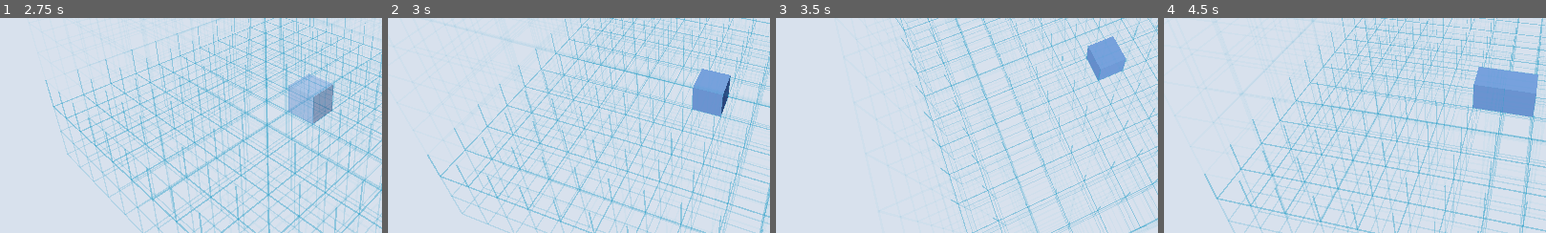
Above: before the commit, frames 1-4 (left to right).
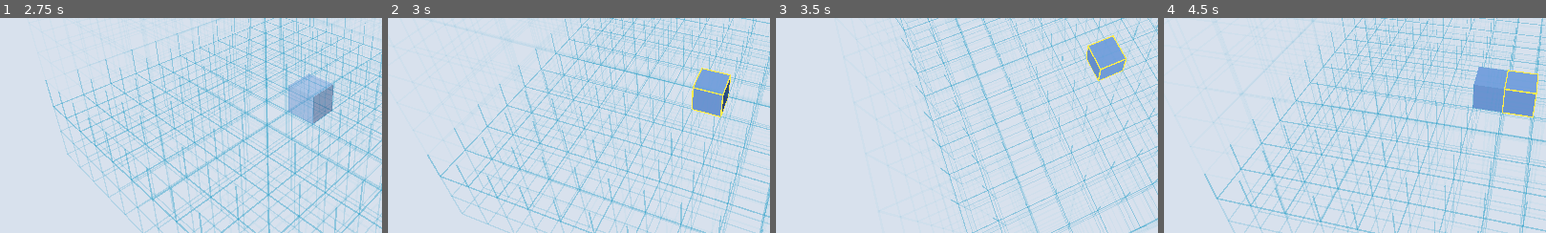
Above: after the commit, the same moments.

Repository: AkitaAttribute/SpaceMinerGame
Game: Godot game, scene res://main.tscn
The game is run twice, just before and just after one commit, with the same random seed, the same clock (stepped at 60 frames per second) and the same inputs.
Inputs (mouse positions are % of the whole screen's width and height, from its top left):
- Up to frame 1 (2.75 s): click "⚙" at 0.5 s; click "Resume" at 1.25 s; tap Enter at 2 s; move the mouse to (72, 45) at 2.02 s; hold D (builder_right) from 2.03 s (still down); hold Q (level_down) from 2.03 s (still down); click (72, 45) at 2.17 s
- Up to frame 2 (3 s): release D (builder_right) at 2.75 s; release Q (level_down) at 2.75 s; tap Space (place_part) at 2.75 s; drag from (30, 55) to (45, 70) at 2.77 s
- Up to frame 3 (3.5 s): no input
- Up to frame 4 (4.5 s): tap Enter at 3.5 s; move the mouse to (60, 28) at 3.52 s; hold D (builder_right) 3.53-4.25 s; hold . (part_next) 3.53-4.25 s; tap Space (place_part) at 4.25 s; drag from (45, 70) to (20, 35) at 4.27 s
The pictures show only the part of the screen within x 12-62%, y 43-93%; the shares and areas given below are measured in that part.

Frame 1 is identical in both runs. In frame 2, 0.3% of the frame differs, in the area x 79-90%, y 23-47%; in frame 3, 0.2%; in frame 4, 0.3%.

Commit message:
Add part highlighting multi-cell occupancy and color tool behavior

Diff:
--- a/scripts/main.gd
+++ b/scripts/main.gd
@@ -22,11 +22,15 @@
 var grid_root: Node3D
 var placed_root: Node3D
 var ghost_root: Node3D
+var selection_highlight_root: Node3D
+var selection_outline_shader: Shader
 var cursor := Vector3i(0, 0, 0)
 var selected_part := 0
 var part_basis := Basis.IDENTITY
 var part_colors: Dictionary = {}
 var placed_parts: Dictionary = {}
+var paint_color := Color("#5f83c6")
+var paint_slot := 0
 
 var ui_layer: CanvasLayer
 var ui_root: Control
@@ -37,6 +41,7 @@
 var part_cards: HBoxContainer
 var color_slot_select: OptionButton
 var color_picker: ColorPickerButton
+var place_button: Button
 var level_label: Label
 var controls_root: Control
 var dpad_root: Control
@@ -67,12 +72,14 @@
     _build_scene_nodes()
     _build_ui()
     AppSettings.theme_changed.connect(_apply_theme)
+    AppSettings.highlight_color_changed.connect(_refresh_selection_highlight)
     AppSettings.controls_visibility_changed.connect(_refresh_controls_visibility)
     AppSettings.bindings_changed.connect(_on_bindings_changed)
     _apply_theme()
     _refresh_controls_visibility()
     _refresh_ghost()
     _rebuild_grid()
+    _refresh_selection_highlight()
     _update_camera()
 
 func _notification(what: int) -> void:
@@ -110,6 +117,10 @@
     ghost_root = Node3D.new()
     ghost_root.name = "PlacementGhost"
     add_child(ghost_root)
+
+    selection_highlight_root = Node3D.new()
+    selection_highlight_root.name = "SelectionHighlight"
+    add_child(selection_highlight_root)
 
     camera = Camera3D.new()
     camera.name = "OrbitCamera"
@@ -220,7 +231,7 @@
     actions.add_theme_constant_override("separation", 8)
     content.add_child(actions)
 
-    var place_button := Button.new()
+    place_button = Button.new()
     place_button.text = "Place"
     place_button.size_flags_horizontal = Control.SIZE_EXPAND_FILL
     place_button.pressed.connect(_place_current_part)
@@ -552,6 +563,21 @@
     )
     row.add_child(selector)
 
+    var highlight_row := HBoxContainer.new()
+    highlight_row.add_theme_constant_override("separation", 12)
+    menu_content.add_child(highlight_row)
+
+    var highlight_label := Label.new()
+    highlight_label.text = "Part highlight"
+    highlight_label.size_flags_horizontal = Control.SIZE_EXPAND_FILL
+    highlight_row.add_child(highlight_label)
+
+    var highlight_picker := ColorPickerButton.new()
+    highlight_picker.custom_minimum_size = Vector2(70.0, 44.0)
+    highlight_picker.color = AppSettings.highlight_color
+    highlight_picker.color_changed.connect(AppSettings.set_highlight_color)
+    highlight_row.add_child(highlight_picker)
+
 func _show_controls_menu() -> void:
     menu_state = "controls"
     _clear_menu_content()
@@ -642,14 +668,16 @@
     _refresh_bumper_visibility()
     if value:
         _refresh_color_controls()
+    _refresh_part_action_label()
     _refresh_ghost()
+    _refresh_selection_highlight()
 
 func _perform_dpad(action: StringName) -> void:
     var grid_direction := _camera_relative_grid_direction(action)
     if grid_direction == Vector2i.ZERO:
         return
 
-    if parts_open:
+    if parts_open and not PartFactory.is_color_tool(selected_part):
         _rotate_part_in_grid_direction(grid_direction)
         _refresh_ghost()
         return
@@ -657,6 +685,9 @@
     cursor.x = clampi(cursor.x + grid_direction.x, GRID_MIN_X, GRID_MAX_X)
     cursor.y = clampi(cursor.y + grid_direction.y, GRID_MIN_DEPTH, GRID_MAX_DEPTH)
     _refresh_ghost()
+    _refresh_selection_highlight()
+    if PartFactory.is_color_tool(selected_part):
+        _refresh_color_controls()
     _update_level_label()
 
 func _camera_relative_grid_direction(action: StringName) -> Vector2i:
@@ -720,6 +751,9 @@
 func _change_level(delta: int) -> void:
     cursor.z = clampi(cursor.z + delta, GRID_MIN_LEVEL, GRID_MAX_LEVEL)
     _refresh_ghost()
+    _refresh_selection_highlight()
+    if PartFactory.is_color_tool(selected_part):
+        _refresh_color_controls()
     _update_level_label()
     _rebuild_grid()
 
@@ -728,21 +762,58 @@
         return
     selected_part = posmod(selected_part + delta, PartFactory.part_count())
     part_basis = Basis.IDENTITY
+    paint_slot = 0
     _refresh_ghost()
+    _refresh_selection_highlight()
     _rebuild_part_cards()
     _refresh_color_controls()
+    _refresh_part_action_label()
 
 func _select_part(index: int) -> void:
     selected_part = clampi(index, 0, PartFactory.part_count() - 1)
     part_basis = Basis.IDENTITY
+    paint_slot = 0
     _refresh_ghost()
+    _refresh_selection_highlight()
     _rebuild_part_cards()
     _refresh_color_controls()
+    _refresh_part_action_label()
+
+func _refresh_part_action_label() -> void:
+    if place_button == null:
+        return
+    place_button.text = "Paint" if PartFactory.is_color_tool(selected_part) else "Place"
 
 func _refresh_color_controls() -> void:
     if color_slot_select == null or color_picker == null:
         return
+
     color_slot_select.clear()
+    color_slot_select.disabled = false
+    color_picker.disabled = false
+
+    if PartFactory.is_color_tool(selected_part):
+        var target := _current_placed_part()
+        if target == null:
+            color_slot_select.add_item("No part selected")
+            color_slot_select.disabled = true
+            color_picker.color = paint_color
+            return
+
+        var target_index := int(target.get_meta("part_index", -1))
+        if target_index < 0:
+            color_slot_select.add_item("No color regions")
+            color_slot_select.disabled = true
+            return
+
+        for slot_name in PartFactory.color_slot_names(target_index):
+            color_slot_select.add_item(slot_name)
+        if color_slot_select.item_count > 0:
+            paint_slot = clampi(paint_slot, 0, color_slot_select.item_count - 1)
+            color_slot_select.select(paint_slot)
+        color_picker.color = paint_color
+        return
+
     for slot_name in PartFactory.color_slot_names(selected_part):
         color_slot_select.add_item(slot_name)
     if color_slot_select.item_count > 0:
@@ -751,11 +822,19 @@
         color_picker.color = colors[0]
 
 func _on_color_slot_selected(index: int) -> void:
+    if PartFactory.is_color_tool(selected_part):
+        paint_slot = index
+        return
+
     var colors: Array = part_colors[selected_part]
     if index >= 0 and index < colors.size():
         color_picker.color = colors[index]
 
 func _on_color_changed(color: Color) -> void:
+    if PartFactory.is_color_tool(selected_part):
+        paint_color = color
+        return
+
     var slot := color_slot_select.selected
     var colors: Array = part_colors[selected_part]
     if slot < 0 or slot >= colors.size():
@@ -769,6 +848,9 @@
         return
     for child in ghost_root.get_children():
         child.queue_free()
+
+    if PartFactory.is_color_tool(selected_part):
+        return
 
     var colors: Array[Color] = []
     for value in part_colors[selected_part]:
@@ -783,11 +865,28 @@
     if menu_open:
         return
 
-    var key := cursor
-    if placed_parts.has(key):
-        var old_node: Node = placed_parts[key]
-        if is_instance_valid(old_node):
-            old_node.queue_free()
+    if PartFactory.is_color_tool(selected_part):
+        _apply_color_tool()
+        return
+
+    if not PartFactory.is_placeable(selected_part):
+        return
+
+    var occupied_cells := _occupied_cells_for(selected_part, part_basis, cursor)
+    for cell in occupied_cells:
+        if not _cell_in_bounds(cell):
+            return
+
+    var conflicts: Array[Node3D] = []
+    for cell in occupied_cells:
+        if not placed_parts.has(cell):
+            continue
+        var existing := placed_parts[cell] as Node3D
+        if existing != null and not conflicts.has(existing):
+            conflicts.append(existing)
+
+    for existing in conflicts:
+        _delete_placed_node(existing)
 
     var colors: Array[Color] = []
     for value in part_colors[selected_part]:
@@ -796,19 +895,215 @@
     var part := PartFactory.create_part(selected_part, colors, false)
     part.position = _cursor_world_position()
     part.basis = part_basis
-    part.set_meta("grid_position", key)
+    part.set_meta("grid_position", cursor)
     part.set_meta("rotation_basis", part_basis)
+    part.set_meta("colors", colors.duplicate())
+    part.set_meta("occupied_cells", occupied_cells.duplicate())
     placed_root.add_child(part)
-    placed_parts[key] = part
+
+    for cell in occupied_cells:
+        placed_parts[cell] = part
+
+    _refresh_selection_highlight()
 
 func _remove_current_part() -> void:
-    var key := cursor
-    if not placed_parts.has(key):
-        return
-    var node: Node = placed_parts[key]
+    var node := _current_placed_part()
+    if node == null:
+        return
+    _delete_placed_node(node)
+    _refresh_selection_highlight()
+    if PartFactory.is_color_tool(selected_part):
+        _refresh_color_controls()
+
+func _delete_placed_node(node: Node3D) -> void:
+    if node == null:
+        return
+
+    var cells: Array = node.get_meta("occupied_cells", [])
+    for value in cells:
+        var cell := value as Vector3i
+        if placed_parts.get(cell, null) == node:
+            placed_parts.erase(cell)
+
     if is_instance_valid(node):
         node.queue_free()
-    placed_parts.erase(key)
+
+func _occupied_cells_for(part_index: int, basis_value: Basis, anchor: Vector3i) -> Array[Vector3i]:
+    var result: Array[Vector3i] = []
+    for offset in PartFactory.occupied_offsets(part_index):
+        var local_world := Vector3(float(offset.x), float(offset.z), float(offset.y))
+        var rotated := basis_value * local_world
+        var logical_offset := Vector3i(
+            int(round(rotated.x)),
+            int(round(rotated.z)),
+            int(round(rotated.y))
+        )
+        result.append(anchor + logical_offset)
+    return result
+
+func _cell_in_bounds(cell: Vector3i) -> bool:
+    return (
+        cell.x >= GRID_MIN_X
+        and cell.x <= GRID_MAX_X
+        and cell.y >= GRID_MIN_DEPTH
+        and cell.y <= GRID_MAX_DEPTH
+        and cell.z >= GRID_MIN_LEVEL
+        and cell.z <= GRID_MAX_LEVEL
+    )
+
+func _current_placed_part() -> Node3D:
+    if not placed_parts.has(cursor):
+        return null
+    var node := placed_parts[cursor] as Node3D
+    if node == null or not is_instance_valid(node):
+        placed_parts.erase(cursor)
+        return null
+    return node
+
+func _apply_color_tool() -> void:
+    var target := _current_placed_part()
+    if target == null:
+        return
+
+    var target_index := int(target.get_meta("part_index", -1))
+    if target_index < 0:
+        return
+
+    var stored_colors: Array = target.get_meta("colors", PartFactory.default_colors(target_index))
+    var colors: Array[Color] = []
+    for value in stored_colors:
+        colors.append(value as Color)
+
+    if colors.is_empty():
+        return
+
+    paint_slot = clampi(paint_slot, 0, colors.size() - 1)
+    colors[paint_slot] = paint_color
+    target.set_meta("colors", colors.duplicate())
+    PartFactory.apply_colors(target, colors, false)
+    _refresh_selection_highlight()
+
+func _refresh_selection_highlight() -> void:
+    if selection_highlight_root == null:
+        return
+
+    for child in selection_highlight_root.get_children():
+        child.queue_free()
+
+    var target := _current_placed_part()
+    if target == null:
+        return
+
+    var target_index := int(target.get_meta("part_index", -1))
+    if target_index < 0:
+        return
+
+    var part_id := str(PartFactory.get_definition(target_index)["id"])
+    if part_id == "cube":
+        _add_cube_cell_highlight(cursor)
+        return
+
+    var cell_min := Vector3(float(cursor.x), float(cursor.z), float(cursor.y))
+    var cell_max := cell_min + Vector3.ONE
+    var epsilon := Vector3.ONE * 0.003
+    _clone_outline_meshes(target, cell_min - epsilon, cell_max + epsilon)
+
+func _clone_outline_meshes(source: Node, cell_min: Vector3, cell_max: Vector3) -> void:
+    if source is MeshInstance3D:
+        var source_mesh := source as MeshInstance3D
+        if source_mesh.mesh != null:
+            var outline := MeshInstance3D.new()
+            outline.mesh = source_mesh.mesh
+            outline.cast_shadow = GeometryInstance3D.SHADOW_CASTING_SETTING_OFF
+            selection_highlight_root.add_child(outline)
+            outline.global_transform = source_mesh.global_transform
+
+            var material := ShaderMaterial.new()
+            material.shader = _get_selection_outline_shader()
+            material.set_shader_parameter("outline_color", AppSettings.highlight_color)
+            material.set_shader_parameter("cell_min", cell_min)
+            material.set_shader_parameter("cell_max", cell_max)
+            outline.material_override = material
+
+    for child in source.get_children():
+        _clone_outline_meshes(child, cell_min, cell_max)
+
+func _get_selection_outline_shader() -> Shader:
+    if selection_outline_shader != null:
+        return selection_outline_shader
+
+    selection_outline_shader = Shader.new()
+    selection_outline_shader.code = """
+shader_type spatial;
+render_mode unshaded, cull_front;
+
+uniform vec4 outline_color : source_color = vec4(1.0, 0.85, 0.24, 1.0);
+uniform float outline_width = 0.035;
+uniform vec3 cell_min = vec3(-1000.0);
+uniform vec3 cell_max = vec3(1000.0);
+
+varying vec3 source_world_position;
+
+void vertex() {
+    source_world_position = (MODEL_MATRIX * vec4(VERTEX, 1.0)).xyz;
+    VERTEX += NORMAL * outline_width;
+}
+
+void fragment() {
+    if (
+        source_world_position.x < cell_min.x
+        || source_world_position.y < cell_min.y
+        || source_world_position.z < cell_min.z
+        || source_world_position.x > cell_max.x
+        || source_world_position.y > cell_max.y
+        || source_world_position.z > cell_max.z
+    ) {
+        discard;
+    }
+    ALBEDO = outline_color.rgb;
+}
+"""
+    return selection_outline_shader
+
+func _add_cube_cell_highlight(cell: Vector3i) -> void:
+    var cell_min := Vector3(float(cell.x), float(cell.z), float(cell.y))
+    var cell_max := cell_min + Vector3.ONE
+    var center := (cell_min + cell_max) * 0.5
+    var thickness := 0.035
+
+    for y in [cell_min.y, cell_max.y]:
+        for z in [cell_min.z, cell_max.z]:
+            _add_highlight_beam(
+                Vector3(center.x, y, z),
+                Vector3(1.04, thickness, thickness)
+            )
+    for x in [cell_min.x, cell_max.x]:
+        for z in [cell_min.z, cell_max.z]:
+            _add_highlight_beam(
+                Vector3(x, center.y, z),
+                Vector3(thickness, 1.04, thickness)
+            )
+    for x in [cell_min.x, cell_max.x]:
+        for y in [cell_min.y, cell_max.y]:
+            _add_highlight_beam(
+                Vector3(x, y, center.z),
+                Vector3(thickness, thickness, 1.04)
+            )
+
+func _add_highlight_beam(position_value: Vector3, size_value: Vector3) -> void:
+    var mesh := BoxMesh.new()
+    mesh.size = size_value
+
+    var material := StandardMaterial3D.new()
+    material.albedo_color = AppSettings.highlight_color
+    material.shading_mode = BaseMaterial3D.SHADING_MODE_UNSHADED
+
+    var instance := MeshInstance3D.new()
+    instance.mesh = mesh
+    instance.material_override = material
+    instance.position = position_value
+    instance.cast_shadow = GeometryInstance3D.SHADOW_CASTING_SETTING_OFF
+    selection_highlight_root.add_child(instance)
 
 func _cursor_world_position() -> Vector3:
     # Logical coordinates identify cells. World-space grid lines are the cell
